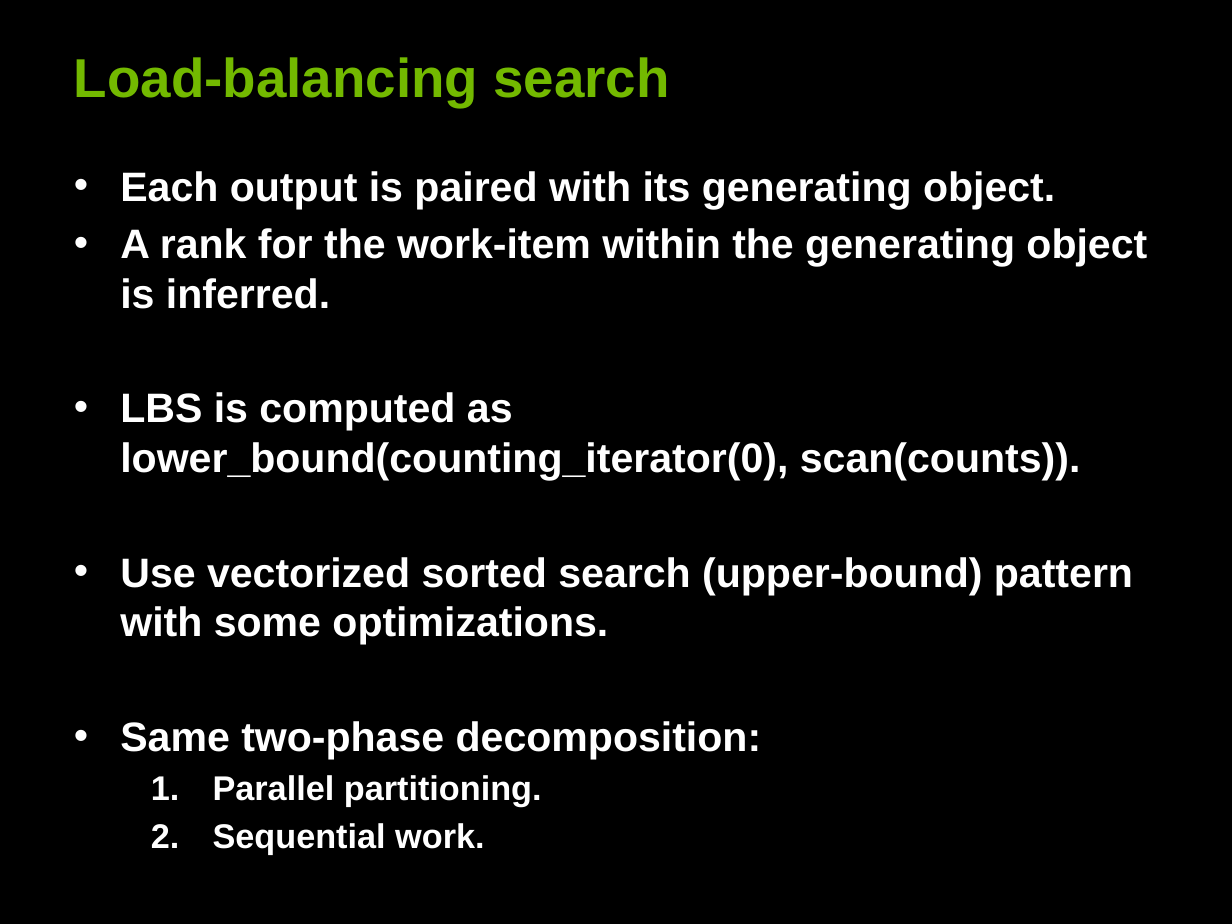
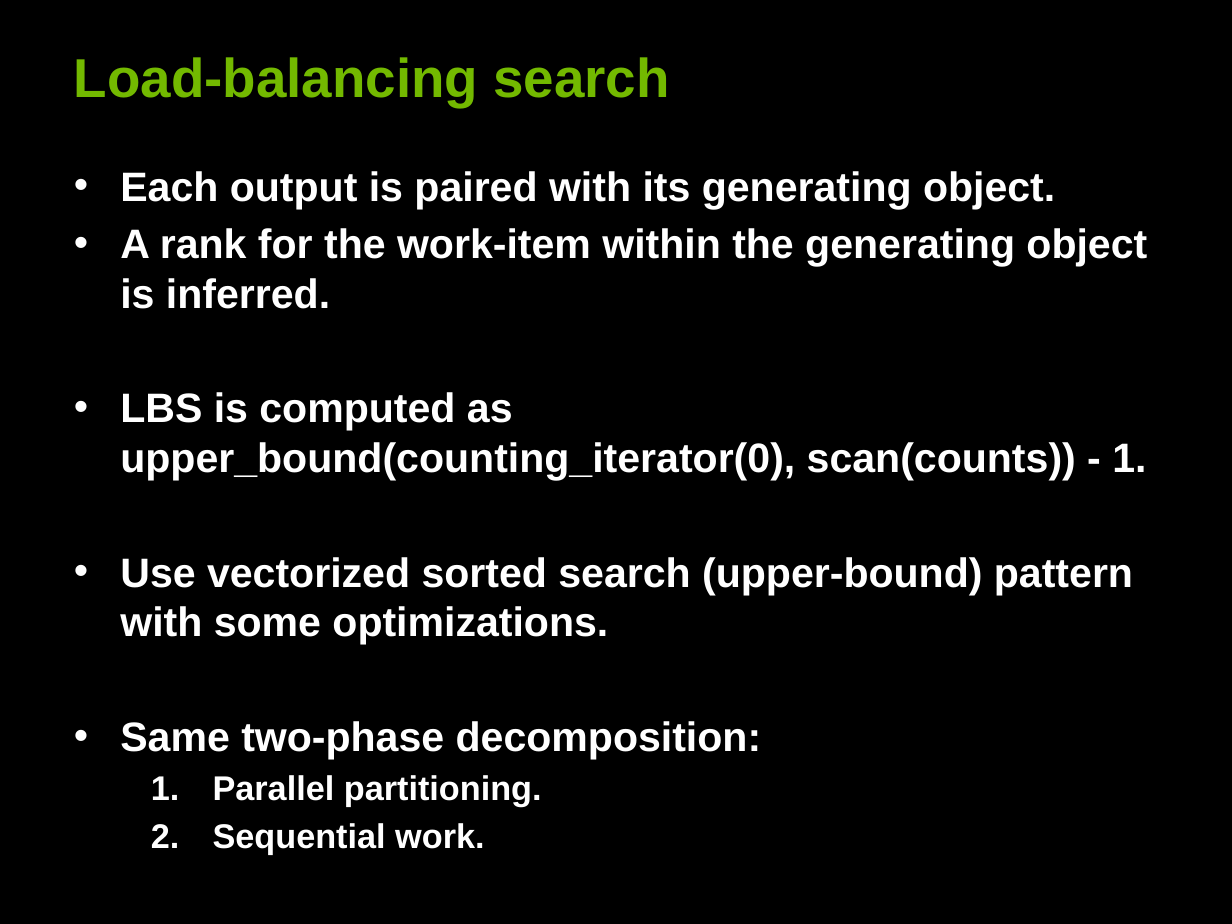
Before and after one commit to moderngpu/moderngpu, a slide deck: slide 56 of cascon.pptx. Drawn at 1232x924 pixels with LibreOffice and Linux fonts; fonts in the diff are those of the drawing; background and template pictures are left out. Boxes give left, top, right and bottom in pixels: in the first picture for what was removed or moved away, otherwise in the second. Text is boxed around its words. In the diff, an @@ line names an element or a change of style, - is before the commit and + after.

Commit message:
lbs cascon fix

```diff
--- a/cascon.pptx
+++ b/cascon.pptx
@@ text at (x1=120, y1=392, x2=1146, y2=480): text changed @@
-• LBS is computed as lower_bound(counting_iterator(0), scan(counts)).
+• LBS is computed as upper_bound(counting_iterator(0), scan(counts)) - 1.
```
